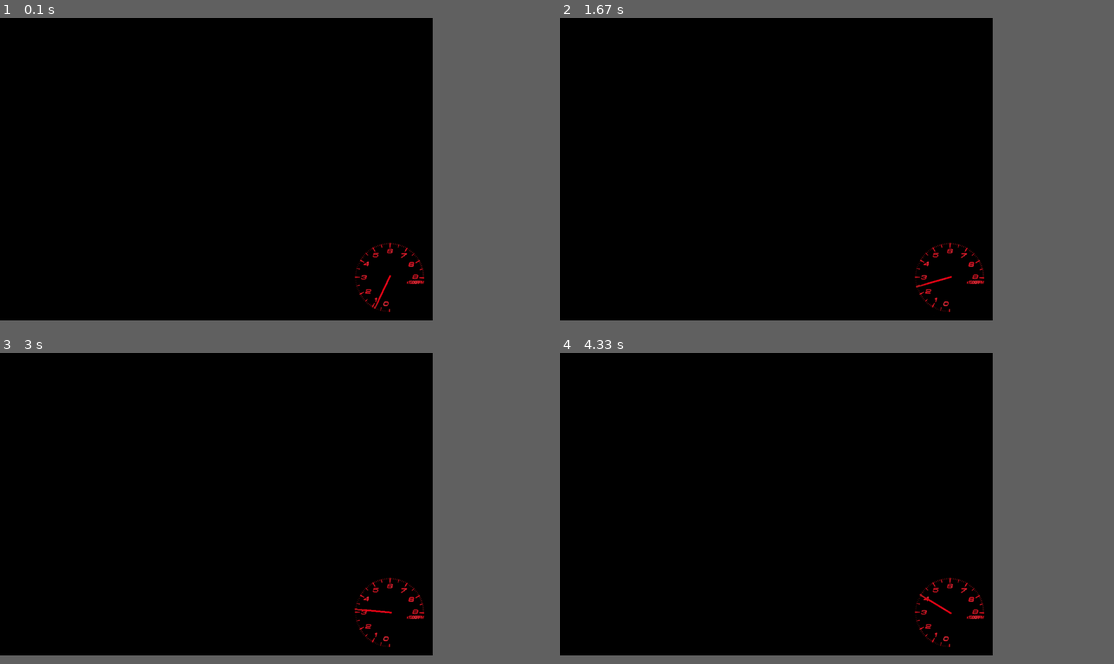
Above: before the commit, frames 1-4 (two rows, left to right).
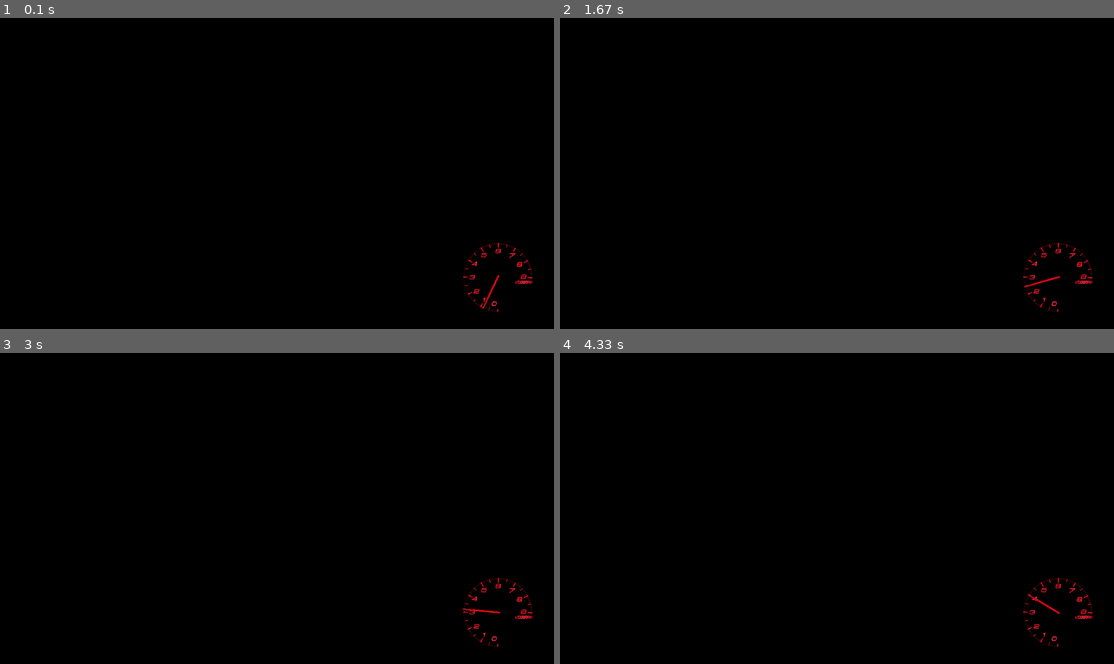
Above: after the commit, the same moments.

Repository: aspara3333/outrun
Game: pygame game, started from pygame_ver.py
The game is run twice, just before and just after one commit, with the same random seed, the same clock (stepped at 60 frames per second) and the same inputs.
Inputs:
- Up to frame 1 (0.1 s): no input
- Up to frame 2 (1.67 s): hold Shift 0.33-0.8 s; hold W 0.33-0.8 s; hold W 0.83-1.3 s; hold S 1.33-1.63 s
- Up to frame 3 (3 s): hold W 1.67-2.03 s; hold S 2.07-2.43 s; hold W 2.47-2.77 s; hold S from 2.8 s (still down)
- Up to frame 4 (4.33 s): release S at 3.1 s; hold W 3.13-3.5 s; hold S 3.53-3.9 s; hold W 3.93-4.23 s; hold S from 4.27 s (still down)
In our replay, the window is 703x492 before the commit and 900x506 after it. These sizes can differ from the game's own. Grey fills any space a smaller window leaves; there, only what the larger window draws over its background counts as a difference.

The runs differ from the first frame. In frame 1, 0.7% of the frame differs, in the area x 64-97%, y 72-95%; in frame 2, 0.7%; in frame 3, 0.7%; in frame 4, 0.7%.

Commit message:
fix starter

Diff:
--- a/pygame_ver.py
+++ b/pygame_ver.py
@@ -7,7 +7,7 @@
 car_ini=configparser.ConfigParser()
 car_ini.read('./car.ini',encoding='UTF-8')
 
-window_size=WIDTH,HEIGHT=1000,700
+window_size=WIDTH,HEIGHT=1280,720
 bg_color=(0,0,0)
 FPS=30
 
@@ -67,30 +67,36 @@
         pg.event.pump()
         self.pressed=pg.key.get_pressed()
 #        print(self.pressed[K_w])
+#       アクセルオン
         if((self.pressed[K_w]==True)and(self.rpm<self.rev)and(self.rpm>300)):
             for i in range(0,int(self.rev/100)):
                 if(int(self.rpm)<int(i+1)*100):
                     self.power_array=i
                     self.rpm=self.rpm+(int(self.power[self.power_array]))
                     break
+#       アクセルオフ
         elif((self.pressed[K_w]==False)and(self.rpm>600)):
             print('kansei')
             self.rpm=self.rpm-50
+#       ブレーキ
         if((self.pressed[K_s]==True)and(self.rpm>100)):
             print('brake')
             self.rpm=self.rpm-100
         if(self.gear_ck==0):
+#       シフトアップ
             if((self.pressed[K_LSHIFT]==True)and(self.gear_n<self.speed)):
                 self.gear_n=self.gear_n+1
                 self.gear=self.gear_ratio[self.gear_n-1]
+#       シフトダウン
             elif((self.pressed[K_LCTRL]==True)and(self.gear_n-1>0)):
                 self.gear_n=self.gear_n-1
                 self.gear=self.gear_ratio[self.gear_n-1]
             self.gear_ck=1
         if((self.pressed[K_LSHIFT]==False)and(self.pressed[K_LCTRL]==False)):
             self.gear_ck=0
-        if(self.pressed[K_c]==True):
-            self.rpm=600
+#       スターター
+        if((self.pressed[K_c]==True)and(self.rpm<500)):
+            self.rpm=self.rpm+100
 
 class meter:
     def __init__(self):
@@ -111,10 +117,10 @@
         self.defi_arrow_rotate=pg.transform.rotate(self.defi_arrow,self.arrow_deg)
         self.arrow_rotate_size=self.defi_arrow_rotate.get_size()
         self.arrow_size=self.defi_arrow.get_size()
-        self.arrow_pos=((self.arrow_size[0]+self.arrow_size[1]/2-self.arrow_rotate_size[0]/2)+600,(self.arrow_size[1]+self.arrow_size[1]/2-self.arrow_rotate_size[1]/2)+300)
+        self.arrow_pos=((self.arrow_size[0]+self.arrow_size[1]/2-self.arrow_rotate_size[0]/2)+850,(self.arrow_size[1]+self.arrow_size[1]/2-self.arrow_rotate_size[1]/2)+300)
 
     def display(self):
-        screen.blit(self.defi,(800,500))
+        screen.blit(self.defi,(1050,500))
         screen.blit(self.defi_arrow_rotate,self.arrow_pos)
 
 
